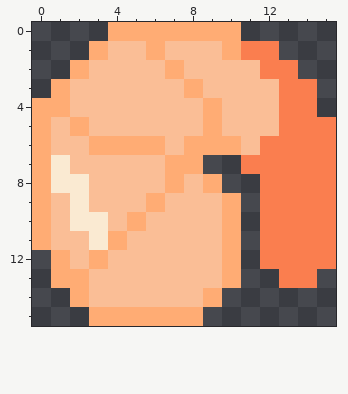
A pixel-art sprite gets an edit: images/shrimp_bottom.png. Above: the version before the commit.
The file is 16x16 pixels.
And afterwards:
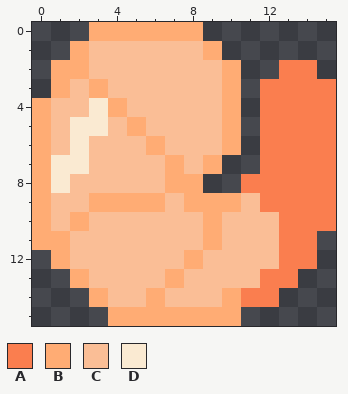
Palette (. is transparent): A #fa7e4f  B #ffac74  C #fabe96  D #faead2
The author wrote: got shrimp to appear but it's kinda jank
Diff:
There is now colour A in row 2 at x 14; in rows 3 to 4 at x 15; in row 8 at x 11; in row 13 at x 12; in row 14 at x 11 to 12.
The edit turns colour C into colour A in rows 3 to 5 at x 12.
There is now colour B in row 0 at x 3; in row 1 at x 2; in row 2 at x 1; in row 7 at x 9; in row 14 at x 10; in row 15 at x 9 to 10.
The edit turns colour C into colour B in row 1 at x 9; in row 2 at x 10; in row 3 at x 3 and 10; in row 4 at x 4 and 10; in row 5 at x 5 and 10; in row 8 at x 8.
The edit turns colour C into colour B in row 9 at x 3 to 5 and 8 to 9; in row 10 at x 9; in row 11 at x 1 and 9; in row 12 at x 8; in row 13 at x 7; in row 14 at x 3 and 6.
The edit turns colour D into colour B in row 10 at x 2.
There is now colour C in rows 9 to 13 at x 11.
The edit turns colour A into colour C in rows 10 to 12 at x 12.
The edit turns colour B into colour C in row 1 at x 3 and 6; in row 2 at x 7; in row 3 at x 8; in row 4 at x 1 and 9; in row 5 at x 9; in row 6 at x 3 to 5 and 8 to 9.
The edit turns colour B into colour C in row 7 at x 8; in row 10 at x 5 and 10; in row 11 at x 4 and 10; in row 12 at x 3 and 10; in row 13 at x 10; in row 14 at x 9.
The edit turns colour D into colour C in rows 8 to 9 at x 2; in rows 10 to 11 at x 3.
The edit turns colour B into colour D in row 5 at x 2.
The edit turns colour C into colour D in rows 4 to 5 at x 3; in rows 6 to 7 at x 2.
The author cleared colour A in row 1 at x 11 to 12; in row 2 at x 12; in row 7 at x 11; in rows 11 to 12 at x 15; in row 13 at x 14.
The author cleared colour B in row 0 at x 9 to 10; in row 1 at x 10; in row 8 at x 9; in row 13 at x 1; in row 14 at x 2; in row 15 at x 3.
The author cleared colour C in rows 2 to 6 at x 11.
Where, in picture pixels (left, top, right, bottom), the same in both pictures:
changed: (51, 22, 336, 326)
